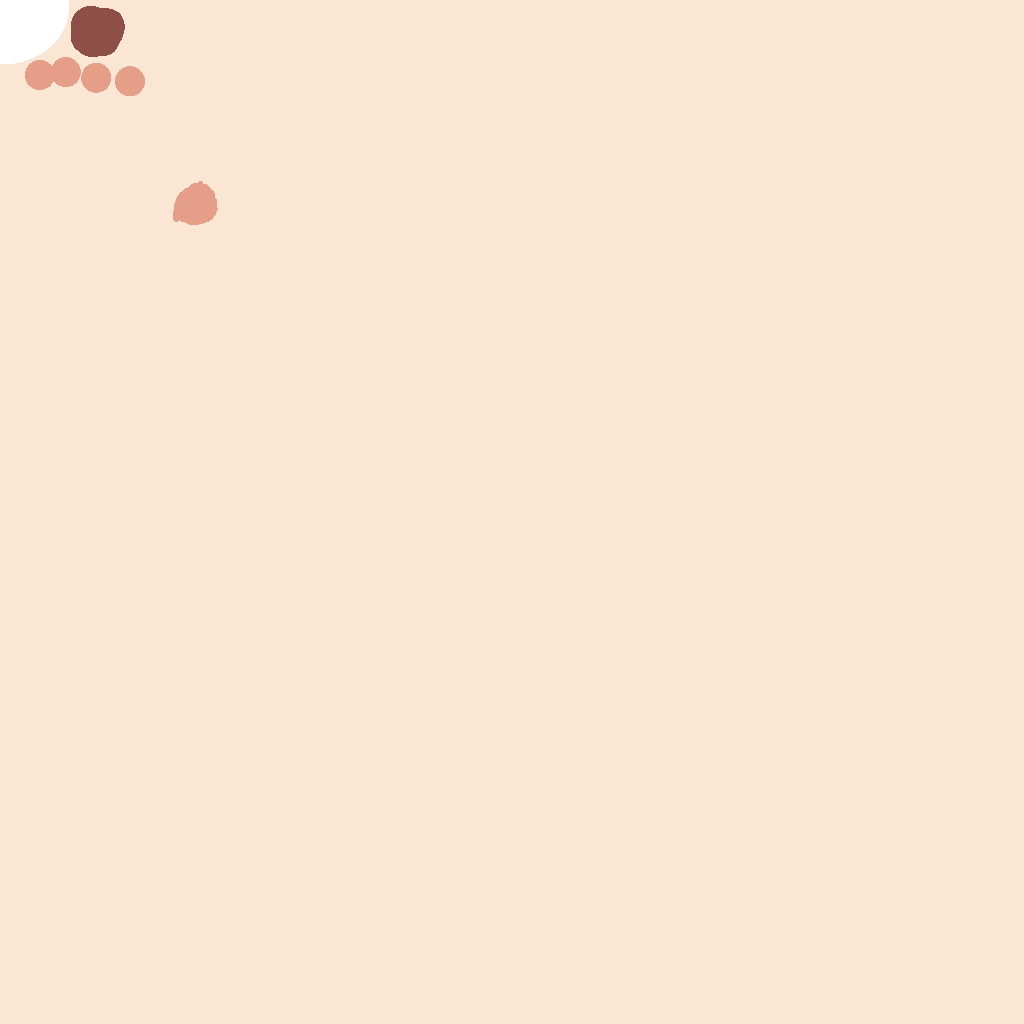
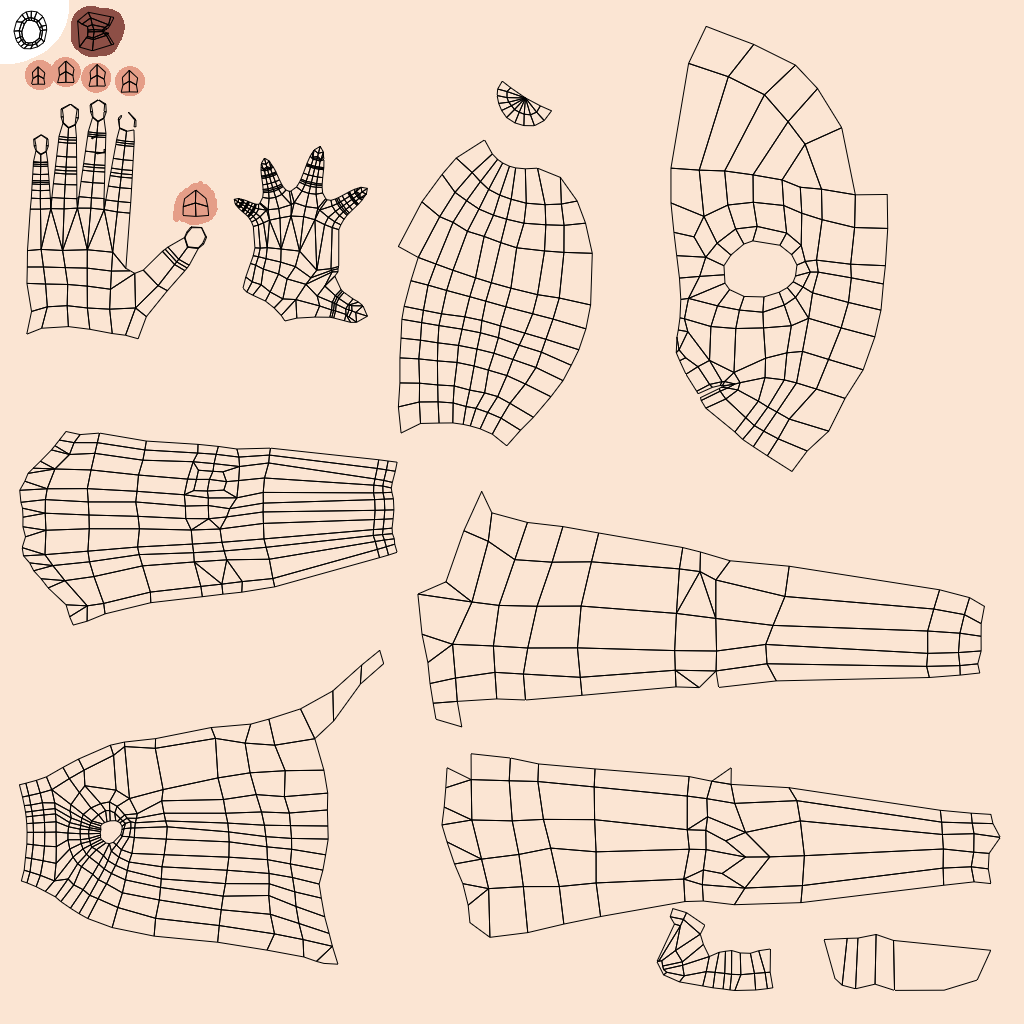
The second 1024 × 1024 image is a revision of the first. Changes to its layers:
pixels changed over <box>13,10,1001,991</box> (layer not identified)
